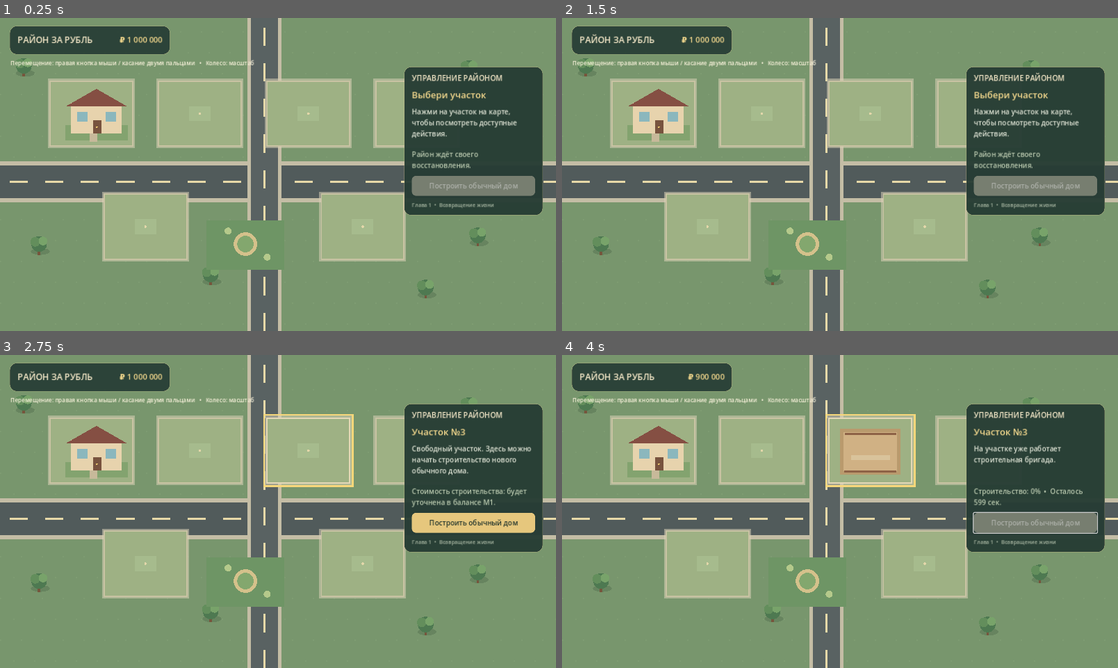
Above: before the commit, frames 1-4 (two rows, left to right).
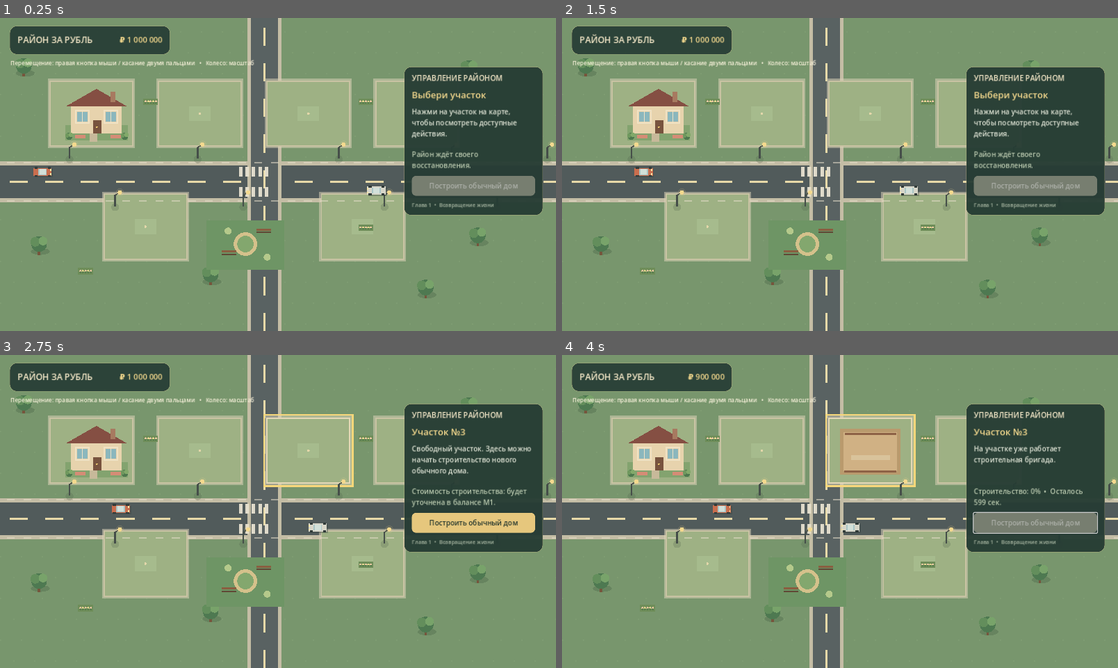
Above: after the commit, the same moments.

Repository: wellbi-creator/rayon-za-rubl
Game: Godot game, scene res://scenes/main.tscn
The game is run twice, just before and just after one commit, with the same random seed, the same clock (stepped at 60 frames per second) and the same inputs.
Inputs (mouse positions are in pixels of both pictures, inside the frame that each line leads up to):
- Up to frame 1 (0.25 s): no input
- Up to frame 2 (1.5 s): move the mouse to (962, 158) at 0.52 s; click (962, 158) at 0.67 s; drag from (728, 190) to (812, 237) at 1.27 s
- Up to frame 3 (2.75 s): move the mouse to (333, 442) at 2.02 s; click (333, 442) at 2.17 s
- Up to frame 4 (4 s): click "Построить обычный дом" at 2.75 s; drag from (812, 574) to (673, 464) at 3.52 s

The runs differ from the first frame. In frame 1, 0.9% of the frame differs, in the area x 6-100%, y 23-82%; in frame 2, 0.9%, in the area x 11-100%, y 23-82%; in frame 3, 0.9%; in frame 4, 0.9%.

Commit message:
M1.1: enrich district scenery and animate traffic

Diff:
--- a/scripts/world/district_world.gd
+++ b/scripts/world/district_world.gd
@@ -20,6 +20,8 @@
 var selected_plot: int = -1
 var camera: Camera2D
 var dragging: bool = false
+var traffic_time: float = 0.0
+var car_positions: Array[float] = [80.0, 880.0]
 
 func _ready() -> void:
 	for i in PLOT_RECTS.size():
@@ -31,6 +33,12 @@
 	camera.make_current()
 	queue_redraw()
 
+func _process(delta: float) -> void:
+	traffic_time += delta
+	car_positions[0] = wrapf(car_positions[0] + delta * 72.0, -150.0, 1450.0)
+	car_positions[1] = wrapf(car_positions[1] - delta * 54.0, -150.0, 1450.0)
+	queue_redraw()
+
 func _draw() -> void:
 	# Grass base and subtle ground texture.
 	draw_rect(Rect2(-500, -500, 2280, 1720), Color("#78966d"))
@@ -67,6 +75,10 @@
 	draw_circle(Vector2(565, 520), 19, Color("#83a76e"))
 	draw_circle(Vector2(525, 490), 8, Color("#b5c98b"))
 	draw_circle(Vector2(615, 550), 8, Color("#b5c98b"))
+
+	_draw_neighborhood_details()
+	_draw_car(Vector2(car_positions[0], 354), Color("#c96e4e"), false)
+	_draw_car(Vector2(car_positions[1], 397), Color("#d7d6c9"), true)
 
 func _draw_plot(plot_id: int) -> void:
 	var rect := PLOT_RECTS[plot_id]
@@ -102,6 +114,16 @@
 	draw_rect(Rect2(pos + Vector2(101, 55), Vector2(24, 23)), Color("#8bb7bd"))
 	draw_rect(Rect2(pos + Vector2(73, 75), Vector2(18, 30)), Color("#78533e"))
 	draw_circle(pos + Vector2(81, 90), 2, Color("#e8c66f"))
+	# Window frames, chimney, flower boxes and garden shrubs.
+	draw_rect(Rect2(pos + Vector2(33, 52), Vector2(30, 29)), Color("#f0e2c4"), false, 3.0)
+	draw_rect(Rect2(pos + Vector2(98, 52), Vector2(30, 29)), Color("#f0e2c4"), false, 3.0)
+	draw_line(pos + Vector2(48, 53), pos + Vector2(48, 80), Color("#f0e2c4"), 2.0)
+	draw_line(pos + Vector2(113, 53), pos + Vector2(113, 80), Color("#f0e2c4"), 2.0)
+	draw_rect(Rect2(pos + Vector2(112, 8), Vector2(12, 25)), Color("#a77a60"))
+	draw_rect(Rect2(pos + Vector2(31, 108), Vector2(24, 8)), Color("#d58c75"))
+	draw_rect(Rect2(pos + Vector2(112, 108), Vector2(24, 8)), Color("#d58c75"))
+	_draw_bush(pos + Vector2(17, 111))
+	_draw_bush(pos + Vector2(145, 111))
 	if finished:
 		draw_rect(Rect2(pos + Vector2(36, 55), Vector2(24, 23)), Color("#f4d77b"))
 		draw_rect(Rect2(pos + Vector2(101, 55), Vector2(24, 23)), Color("#f4d77b"))
@@ -121,6 +143,61 @@
 	draw_circle(pos, 18, Color("#4e7951"))
 	draw_circle(pos + Vector2(-9, -5), 11, Color("#638e5c"))
 	draw_circle(pos + Vector2(9, -7), 10, Color("#78a36a"))
+
+func _draw_neighborhood_details() -> void:
+	# Sidewalk joints, pedestrian crossing and small street furniture.
+	for x in range(-60, 1400, 38):
+		draw_line(Vector2(x, 333), Vector2(x + 18, 333), Color("#e5ddc9", 0.55), 2.0)
+		draw_line(Vector2(x, 421), Vector2(x + 18, 421), Color("#e5ddc9", 0.55), 2.0)
+	for i in 5:
+		draw_rect(Rect2(550 + i * 15, 343, 8, 22), Color("#eee7d5", 0.9))
+		draw_rect(Rect2(550 + i * 15, 389, 8, 22), Color("#eee7d5", 0.9))
+	# Warm wooden benches in the park.
+	draw_rect(Rect2(510, 535, 34, 5), Color("#8a5e40"))
+	draw_rect(Rect2(510, 542, 34, 3), Color("#604936"))
+	draw_rect(Rect2(590, 485, 34, 5), Color("#8a5e40"))
+	draw_rect(Rect2(590, 492, 34, 3), Color("#604936"))
+	# Flower beds and shrubs make empty plots feel maintained.
+	for p in [Vector2(330, 185), Vector2(825, 185), Vector2(825, 475), Vector2(180, 575)]:
+		_draw_flower_bed(p)
+	# Street lamps along both sides of the main road.
+	for x in [160.0, 455.0, 780.0, 1040.0, 1260.0]:
+		_draw_lamp(Vector2(x, 322))
+		_draw_lamp(Vector2(x + 105.0, 432))
+
+func _draw_lamp(pos: Vector2) -> void:
+	draw_circle(pos + Vector2(0, 3), 9, Color("#52634c", 0.25))
+	draw_rect(Rect2(pos + Vector2(-2, -25), Vector2(4, 27)), Color("#454e49"))
+	draw_line(pos + Vector2(0, -24), pos + Vector2(10, -31), Color("#454e49"), 3.0)
+	draw_circle(pos + Vector2(11, -31), 5, Color("#f3d98e"))
+	draw_circle(pos + Vector2(11, -31), 9, Color("#f3d98e", 0.13))
+
+func _draw_flower_bed(pos: Vector2) -> void:
+	draw_rect(Rect2(pos, Vector2(34, 15)), Color("#6e8d59"))
+	for i in 5:
+		var flower_pos := pos + Vector2(5 + i * 6, 7)
+		draw_circle(flower_pos, 2.5, Color("#e7c6a0") if i % 2 == 0 else Color("#e8d98f"))
+		draw_circle(flower_pos + Vector2(0, 3), 2, Color("#527a4b"))
+
+func _draw_bush(pos: Vector2) -> void:
+	draw_circle(pos, 8, Color("#4e784e"))
+	draw_circle(pos + Vector2(-4, -2), 5, Color("#6f985e"))
+	draw_circle(pos + Vector2(4, -3), 5, Color("#82a96a"))
+
+func _draw_car(pos: Vector2, body_color: Color, facing_left: bool) -> void:
+	# Compact top-down car with shadow, roof glass and visible wheels.
+	var direction := -1.0 if facing_left else 1.0
+	draw_rect(Rect2(pos + Vector2(-18, -7), Vector2(42, 20)), Color("#33413d", 0.35))
+	draw_rect(Rect2(pos + Vector2(-21, -9), Vector2(42, 18)), body_color)
+	draw_rect(Rect2(pos + Vector2(-10, -7), Vector2(20, 14)), Color("#a9c5c5"))
+	draw_rect(Rect2(pos + Vector2(-7, -6), Vector2(14, 12)), Color("#d2e0d9"))
+	draw_rect(Rect2(pos + Vector2(-18, -11), Vector2(7, 4)), Color("#303a38"))
+	draw_rect(Rect2(pos + Vector2(12, -11), Vector2(7, 4)), Color("#303a38"))
+	draw_rect(Rect2(pos + Vector2(-18, 7), Vector2(7, 4)), Color("#303a38"))
+	draw_rect(Rect2(pos + Vector2(12, 7), Vector2(7, 4)), Color("#303a38"))
+	var front_x := 19.0 * direction
+	draw_rect(Rect2(pos + Vector2(front_x - 2.0, -6), Vector2(3, 4)), Color("#f6e5a7"))
+	draw_rect(Rect2(pos + Vector2(front_x - 2.0, 3), Vector2(3, 4)), Color("#f6e5a7"))
 
 func draw_ellipse(center: Vector2, radius: Vector2, color: Color) -> void:
 	var points := PackedVector2Array()
